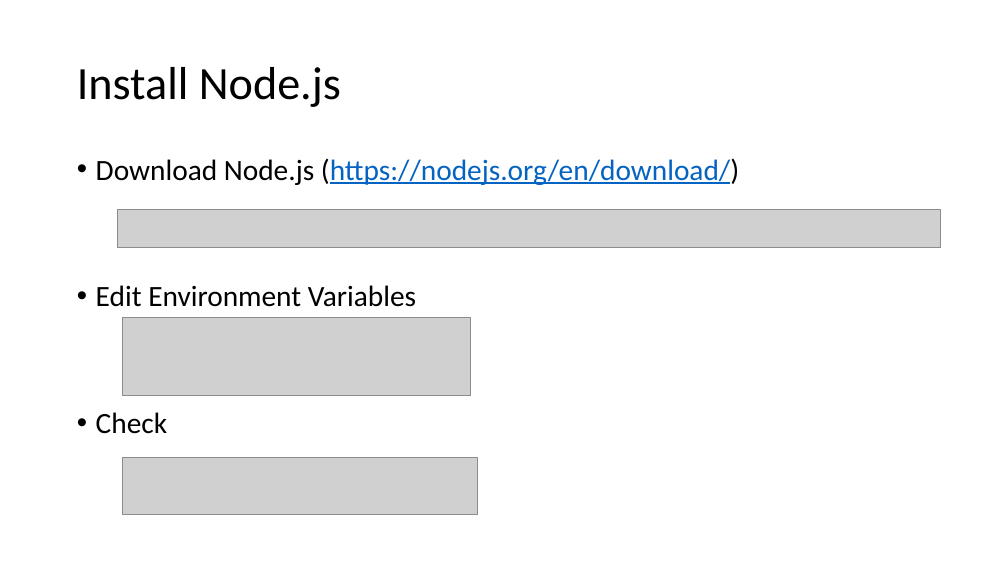
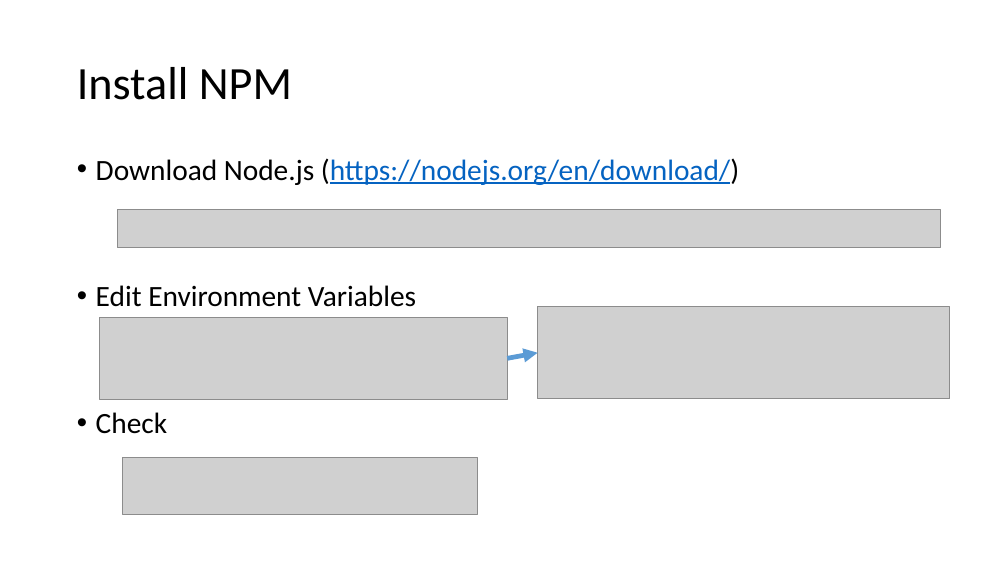
Before and after one commit to michael-ouyang-projects/vue3-practice, a slide deck: slide 3 of VUE3.pptx. Drawn at 1008x567 pixels with LibreOffice and Linux fonts; fonts in the diff are those of the drawing; grey boxes stand for pictures. Boxes give left, top, right and bottom in pixels: in the first picture for what was removed or moved away, otherwise in the second. Text is boxed around its words. In the diff, an @@ line names an element or a change of style, - is before the commit and + after.

```diff
--- a/VUE3.pptx
+++ b/VUE3.pptx
@@ title at [77,67,292,100]: text changed @@
-Install Node.js
+Install NPM
@@ picture added at [100,318,507,399] @@
@@ picture: place and size @@
-picture at [122,318,470,395]
+picture at [538,307,950,399]
@@ arrow added from (507, 358) to (538, 353), #5B9BD5 4.5 pt @@
```
Also in this commit, not shown: 10 other slides changed, 4 slides added.
